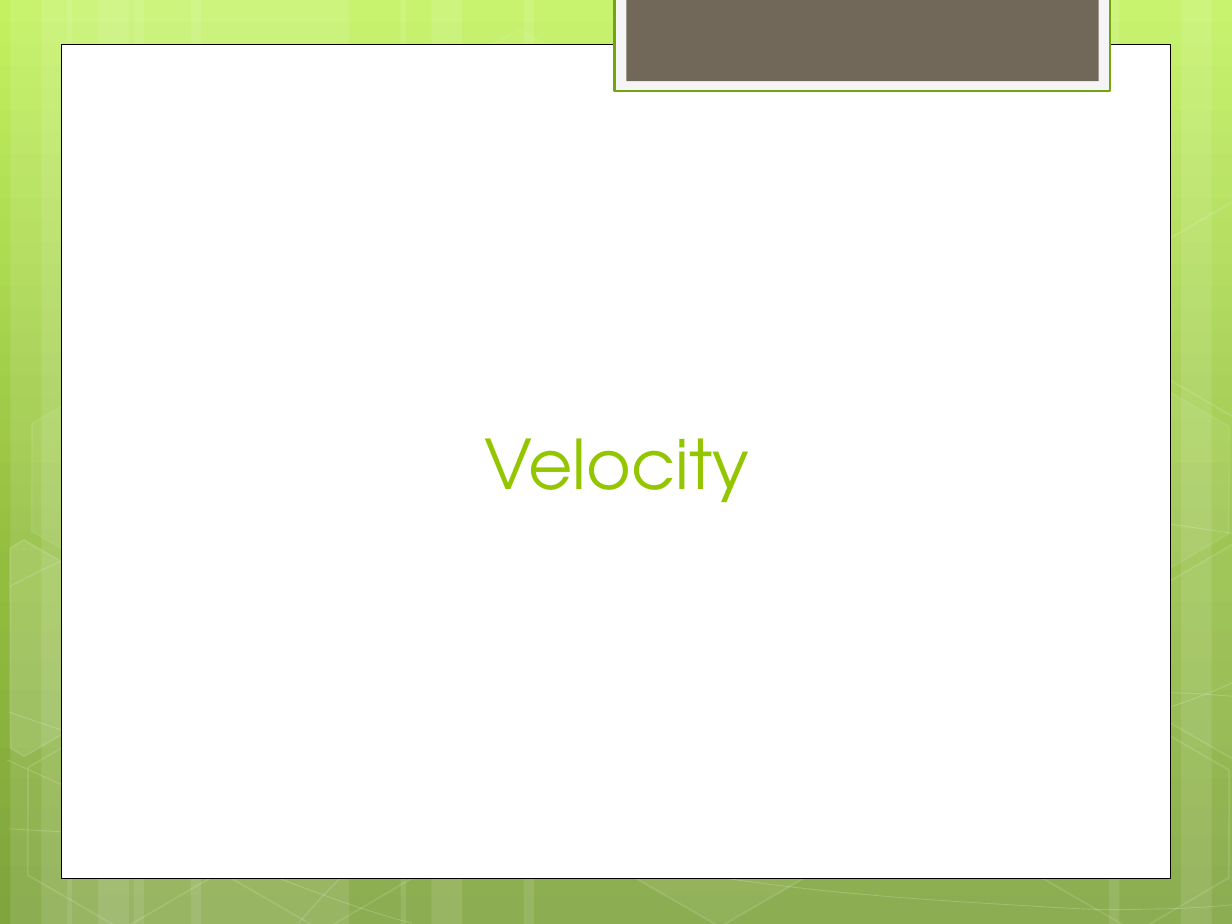
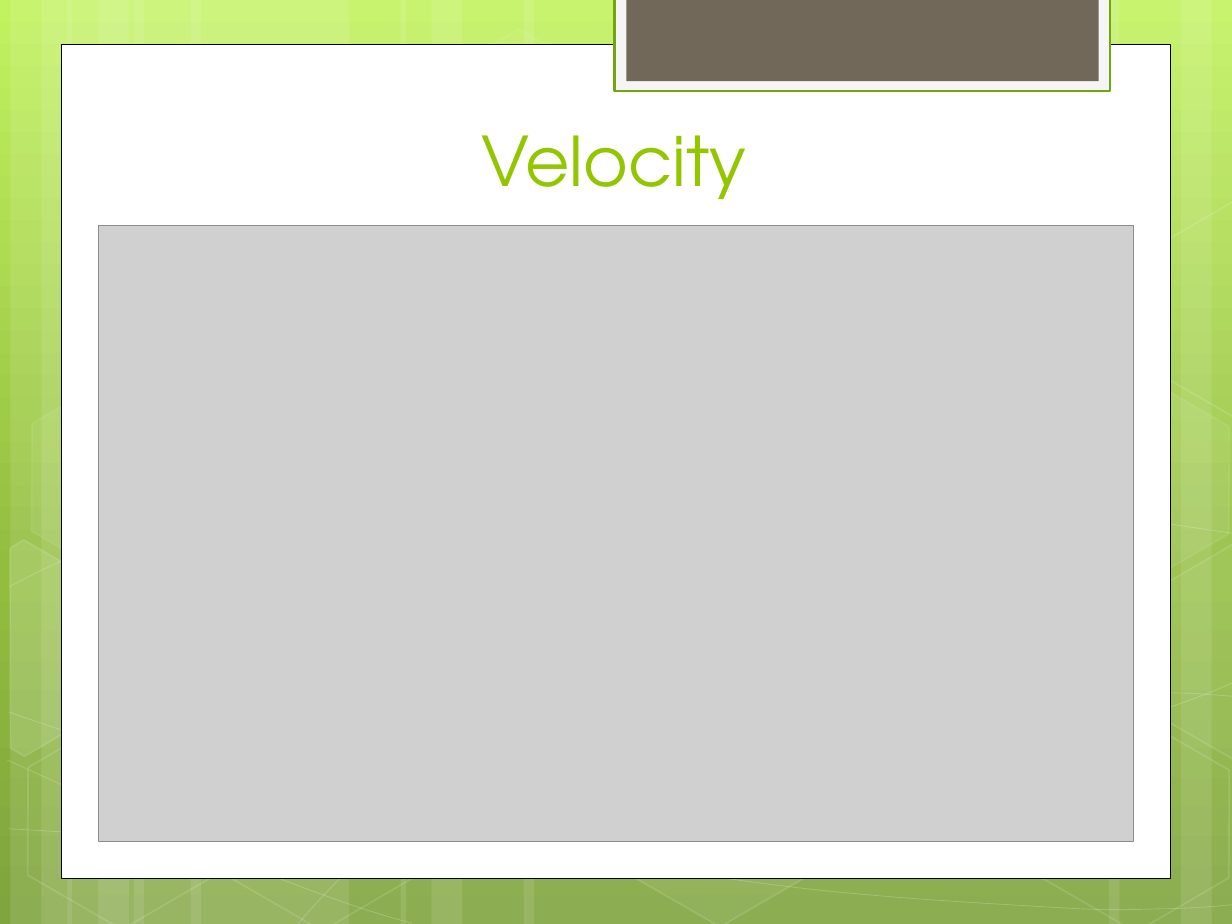
Before and after one commit to JonKruger/iteration-management, a slide deck: slide 30 of Iteration Management - Your Key to Predictable Delivery.pptx. Drawn at 1232x924 pixels with LibreOffice and Linux fonts; fonts in the diff are those of the drawing; grey boxes stand for pictures. Boxes give left, top, right and bottom in pixels: in the first picture for what was removed or moved away, otherwise in the second. Text is boxed around its words. In the diff, an @@ line names an element or a change of style, - is before the commit and + after.

```diff
--- a/Iteration Management - Your Key to Predictable Delivery.pptx
+++ b/Iteration Management - Your Key to Predictable Delivery.pptx
@@ title "Velocity": place and size @@
-title "Velocity" at [484,438,749,502]
+title "Velocity" at [482,135,747,199]
@@ picture added at [99,225,1133,843] @@
```
Also in this commit, not shown: 3 other slides changed, 6 slides added.
